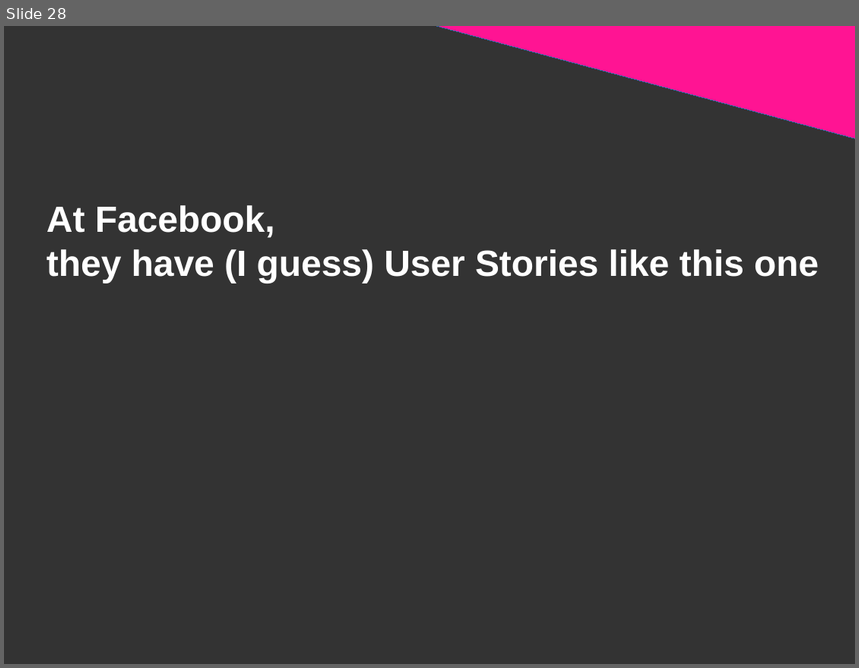
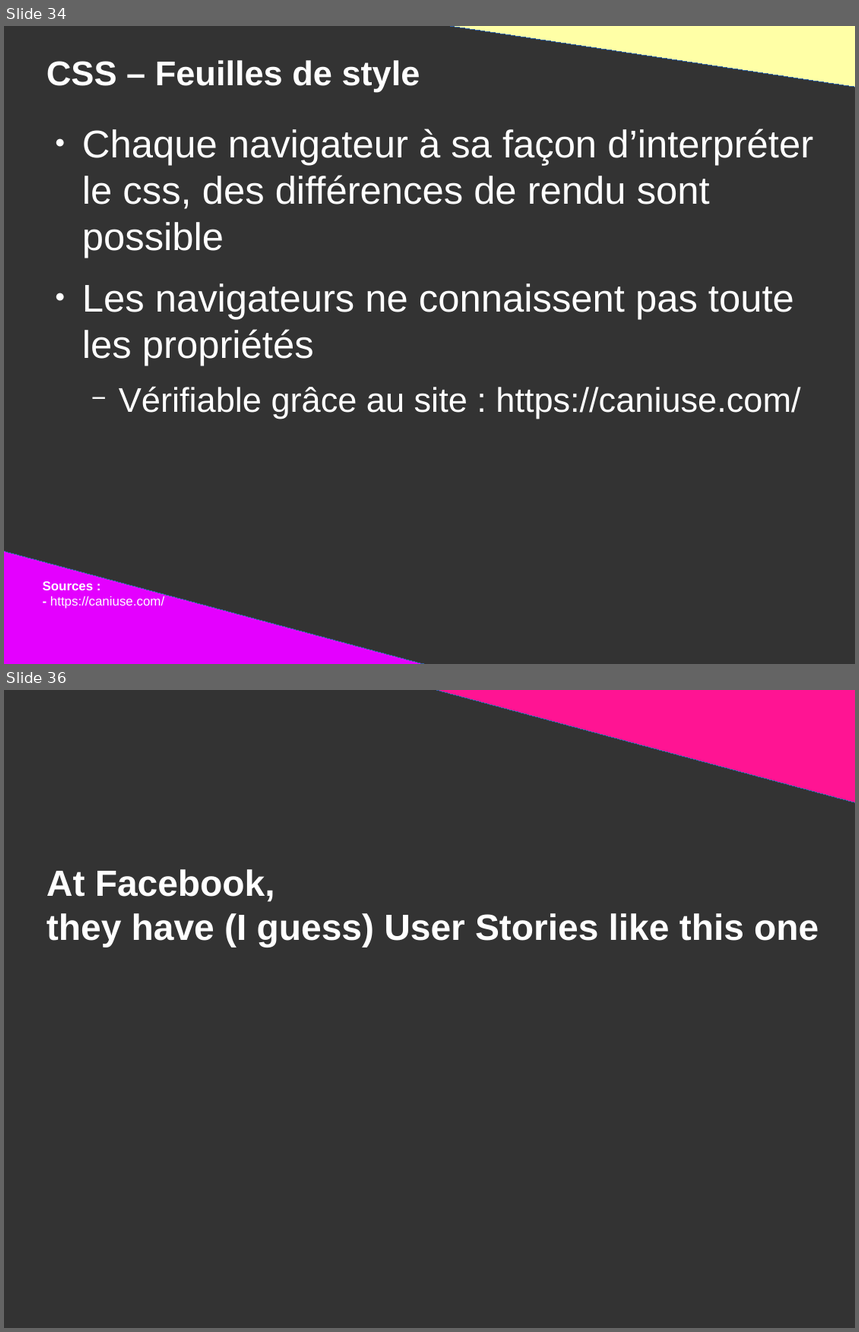
Before and after one commit to DanYellow/presentations, a slide deck: mmi/html/presentation.odp. Shown one above the other, each under a label of ours: slide 28 before the commit, slides 34 and 36 after it; the slides between them are not shown. The pictures are 859x668 and 859x1332 pixels, drawn with LibreOffice and Linux fonts; fonts in the diff are those of the drawing. Boxes give left, top, right and bottom in pixels: in the first picture for what was removed or moved away, otherwise in the second. Text is boxed around its words. In the diff, an @@ line names an element or a change of style, - is before the commit and + after.

```diff
--- a/mmi/html/presentation.odp
+++ b/mmi/html/presentation.odp
@@ slide 34 added at <box>4,26,855,664</box>, background #333333 @@
@@ right triangle added at <box>420,26,855,88</box>, fill #FFFFA6, outline #3465A4 0 pt @@
@@ title added at <box>47,60,420,92</box>, 32 pt, text #FFFFFF, bold @@
+CSS – Feuilles de style
@@ text added at <box>82,129,813,418</box>, 36 pt, text #FFFFFF @@
+● Chaque navigateur à sa façon d’interpréter le css, des différences de rendu sont possible
+● Les navigateurs ne connaissent pas toute les propriétés
+  − Vérifiable grâce au site : https://caniuse.com/
@@ right triangle added at <box>4,551,444,664</box>, fill #E400FF, outline #3465A4 0 pt @@
@@ text added at <box>43,582,164,609</box>, 12 pt, text #FFFFFF @@
+Sources :
+- https://caniuse.com/
@@ what was slide 28 is now slide 36 @@
```
Also in this commit, not shown: 5 slides changed, 8 other slides added, 2 slides removed, 5 other files.
